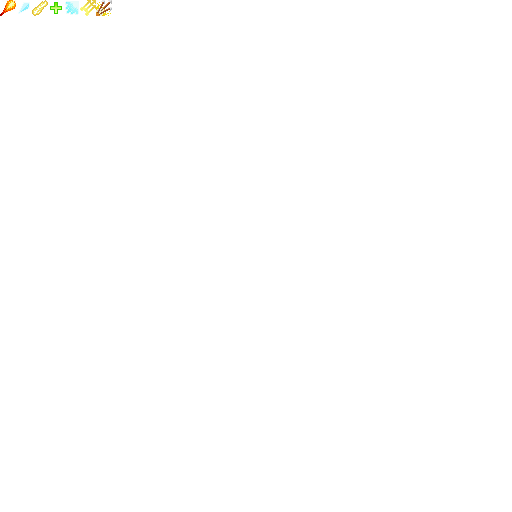
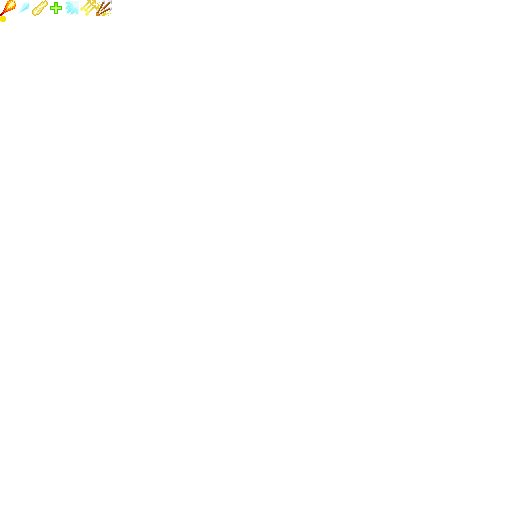
Layered file, before and after one edit (512 x 512). Changes by layer:
painted on "Layer" over left=0, top=16, right=6, bottom=22
